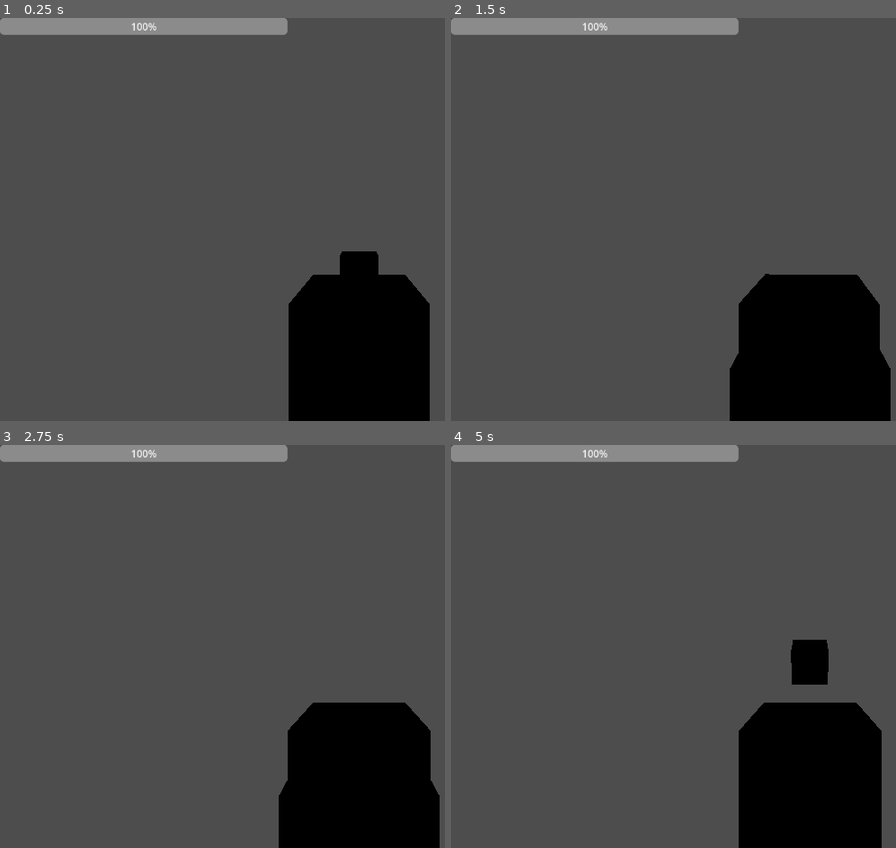
Above: before the commit, frames 1-4 (two rows, left to right).
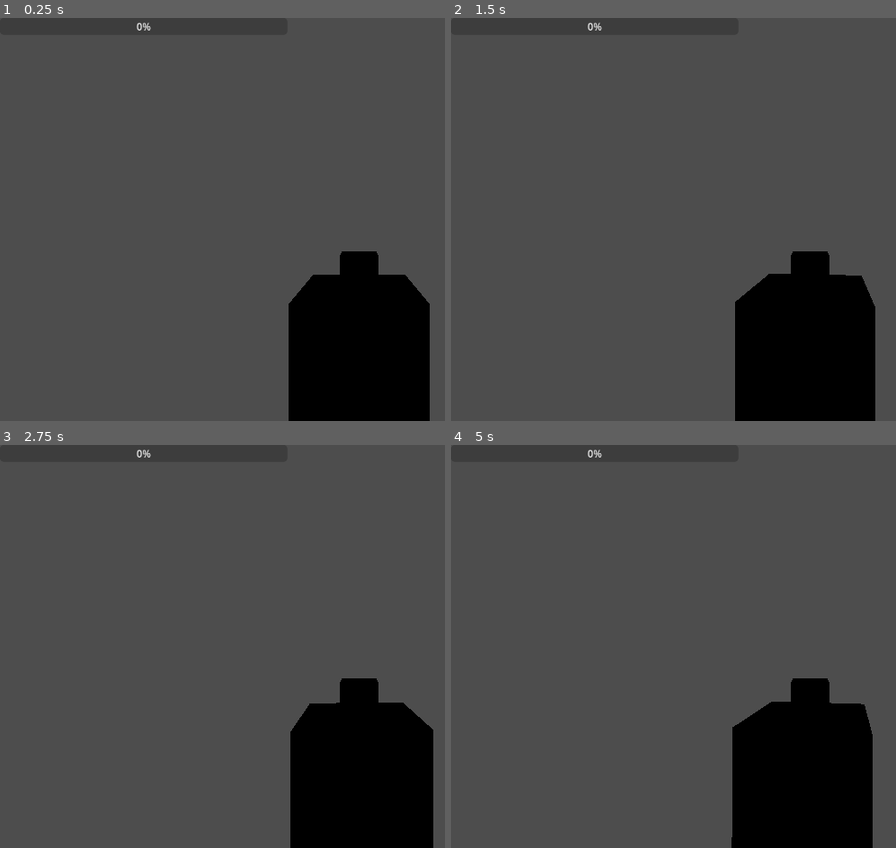
Above: after the commit, the same moments.

Repository: RavenRandomz/cube-extentialis-bossfight
Game: Godot game, scene res://enemies/basic_minion.tscn
Same seed, same stepped clock (60 frames per second), same inputs: the game is played once before the commit and once after it. This scene is started directly instead of the project's main scene.
Inputs (mouse positions are in pixels of both pictures, inside the frame that each line leads up to):
- Up to frame 1 (0.25 s): no input
- Up to frame 2 (1.5 s): tap Enter at 0.5 s; move the mouse to (851, 219) at 0.52 s; hold W (player_forward) from 0.53 s (still down); tap Space (player_jump) at 0.6, 0.77, 1.07 s; click (851, 219) at 0.67 s; move the mouse to (775, 219) at 1.27 s; click (775, 219) at 1.35 s
- Up to frame 3 (2.75 s): keep holding W (player_forward); tap Space (player_jump) at 1.52, 1.55, 1.82, 2, 2.3 s; move the mouse to (378, 638) at 2.02 s; hold Shift from 2.03 s (still down)
- Up to frame 4 (5 s): keep holding W (player_forward); tap Enter at 2.75 s; move the mouse to (802, 654) at 2.77 s; release Shift at 2.78 s; tap Alt at 2.85 s; click (802, 654) at 2.92 s; tap Space (player_jump) at 3.02, 3.05, 3.32, 3.77, 3.8, 4.07, 4.25, 4.35, 4.52, 4.82 s; move the mouse to (864, 650) at 3.52 s; tap Ctrl at 3.6 s; move the mouse to (758, 642) at 4.27 s

The runs differ from the first frame. In frame 1, 2.7% of the frame differs, in the area x 0-65%, y 0-5%; in frame 2, 4.2%; in frame 3, 4.0%; in frame 4, 5.1%, in the area x 0-97%, y 0-100%.
Error after the commit: Parse Error: Invalid argument for "new()" function: argument 1 should be "Player" but is "BasicMinion". (res://scripts/basic_minion.gd:10)

Commit message:
Create basic minion script and add it to basic minion

Diff:
--- a/enemies/basic_minion.tscn
+++ b/enemies/basic_minion.tscn
@@ -1,6 +1,6 @@
 [gd_scene load_steps=11 format=3 uid="uid://ykv65s4mm2ye"]
 
-[ext_resource type="Script" path="res://scripts/player.gd" id="1_cex74"]
+[ext_resource type="Script" path="res://scripts/basic_minion.gd" id="1_fintc"]
 [ext_resource type="PackedScene" uid="uid://2bmn74221edj" path="res://character/orbital_camera.tscn" id="2_lo1xi"]
 [ext_resource type="PackedScene" uid="uid://dv3lomnmet43n" path="res://utility/camera_pointer.tscn" id="3_vyyal"]
 [ext_resource type="Script" path="res://scripts/basic_bullet_source.gd" id="4_3unn2"]
@@ -15,13 +15,8 @@
 [sub_resource type="BoxMesh" id="BoxMesh_ywnvw"]
 size = Vector3(0.5, 0.5, 0.5)
 
-[node name="Player" type="CharacterBody3D" node_paths=PackedStringArray("camera", "display", "bullet_source", "input_handler", "body_handler")]
-script = ExtResource("1_cex74")
-camera = NodePath("OrbitalCamera")
-display = NodePath("PlayerHUD")
-bullet_source = NodePath("OrbitalCamera/CameraFacer/BulletSource")
-input_handler = NodePath("PlayerInputHandler")
-body_handler = NodePath("PlayerBodyHandler")
+[node name="BasicMinion" type="CharacterBody3D"]
+script = ExtResource("1_fintc")
 
 [node name="CollisionShape3D" type="CollisionShape3D" parent="."]
 shape = SubResource("BoxShape3D_mm66v")
--- /dev/null
+++ b/scripts/basic_minion.gd
@@ -0,0 +1,56 @@
+class_name BasicMinion
+extends CharacterBodyEntity3D
+
+@export var camera:Node3D
+@export var display:Player_HUD
+@export var bullet_source:BasicBulletSource
+@export var input_handler:PlayerInputHandler
+@export var body_handler:PlayerBodyHandler
+
+var movement_handler = PlayerMovementHandler.new(self)
+
+var gravity = ProjectSettings.get_setting("physics/3d/default_gravity")
+
+@export var speed:float = 5.0:
+	get:
+		return movement_handler.speed
+	set(new_speed):
+		movement_handler.speed = new_speed
+
+@export var jump_speed:float = 10.0:
+	get:
+		return movement_handler.jump_speed
+	set(new_jump_speed):
+		movement_handler.jump_speed = new_jump_speed
+
+@export var body_turn_speed:float = 10.0:
+	get:
+		return body_handler.body_turn_speed
+	set(new_body_turn_speed):
+		body_handler.body_turn_speed = new_body_turn_speed
+
+func _ready():
+	super._ready()
+	display.set_health_bar_range(min_health, max_health)
+	display.update_health_bar(health)
+	add_child(movement_handler)
+
+func _physics_process(_delta):
+	move_and_slide()
+
+func _on_player_bullet_fire():
+	if (not is_stunned()):
+		bullet_source.fire()
+
+func _on_player_jump_input():
+	if (not is_stunned()):
+		movement_handler.jump()
+
+func _on_translational_motion_input(translational_input_map):
+	if (not is_stunned()):
+		var direction = (camera.transform.basis * Vector3(translational_input_map.x, 0, translational_input_map.y)).normalized()
+		movement_handler.controlled_translational_motion(direction)
+
+func get_desired_translational_movement_direction():
+	var raw_translational_map = input_handler.get_translational_input_map()
+	return (camera.transform.basis * Vector3(raw_translational_map.x, 0, raw_translational_map.y)).normalized()
